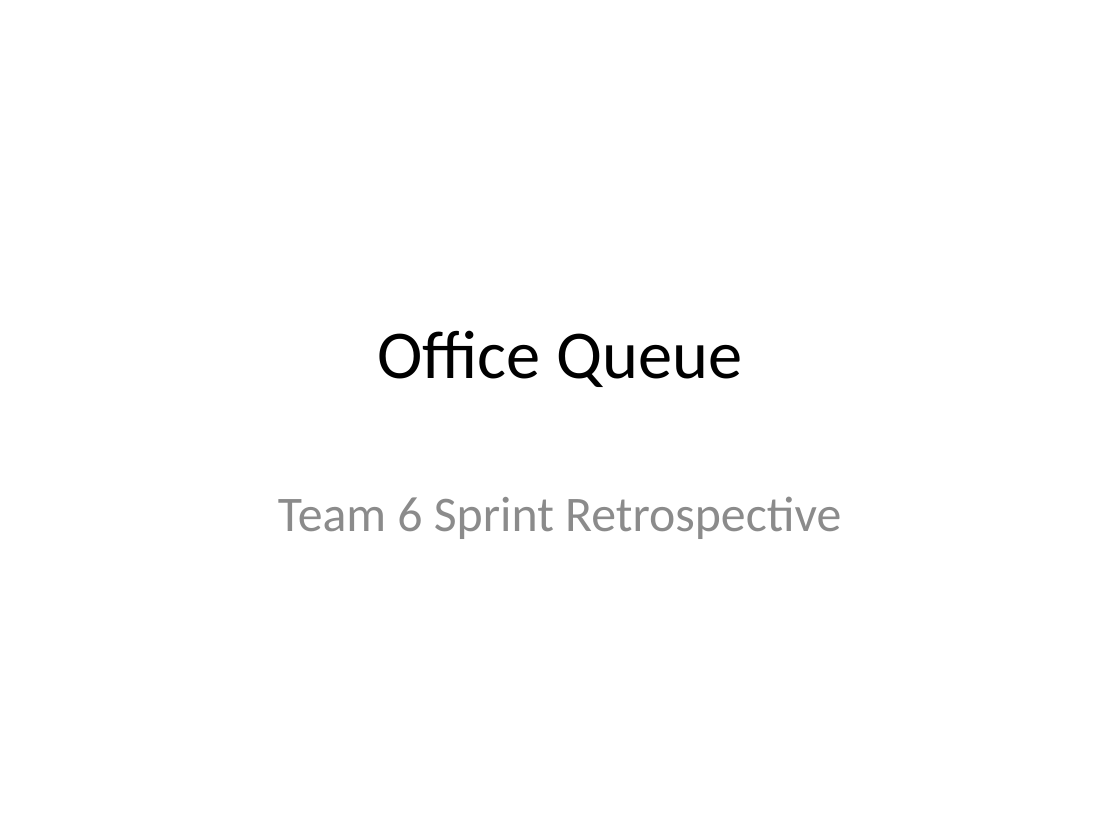
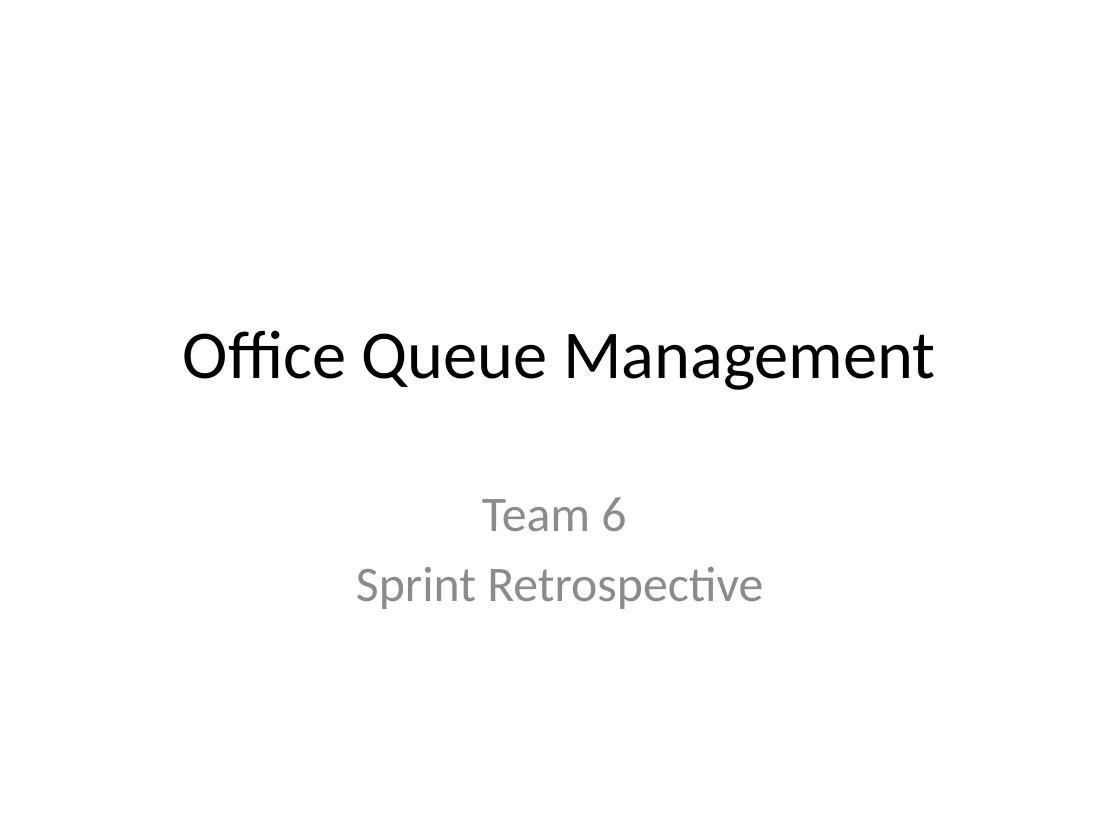
Before and after one commit to mosTavassoli/QueueManagement, a slide deck: slide 1 of retrospective/retrospective-1.pptx. Drawn at 1120x840 pixels with LibreOffice and Linux fonts; fonts in the diff are those of the drawing. Boxes give left, top, right and bottom in pixels: in the first picture for what was removed or moved away, otherwise in the second. Text is boxed around its words. In the diff, an @@ line names an element or a change of style, - is before the commit and + after.

```diff
--- a/retrospective/retrospective-1.pptx
+++ b/retrospective/retrospective-1.pptx
@@ title at <box>183,330,936,390</box>: text changed @@
-Office Queue
+Office Queue Management
@@ subtitle at <box>356,497,763,609</box>: text changed @@
-Team 6 Sprint Retrospective
+Team 6
+Sprint Retrospective
```
Also in this commit, not shown: 4 other slides changed, 1 slide added.
